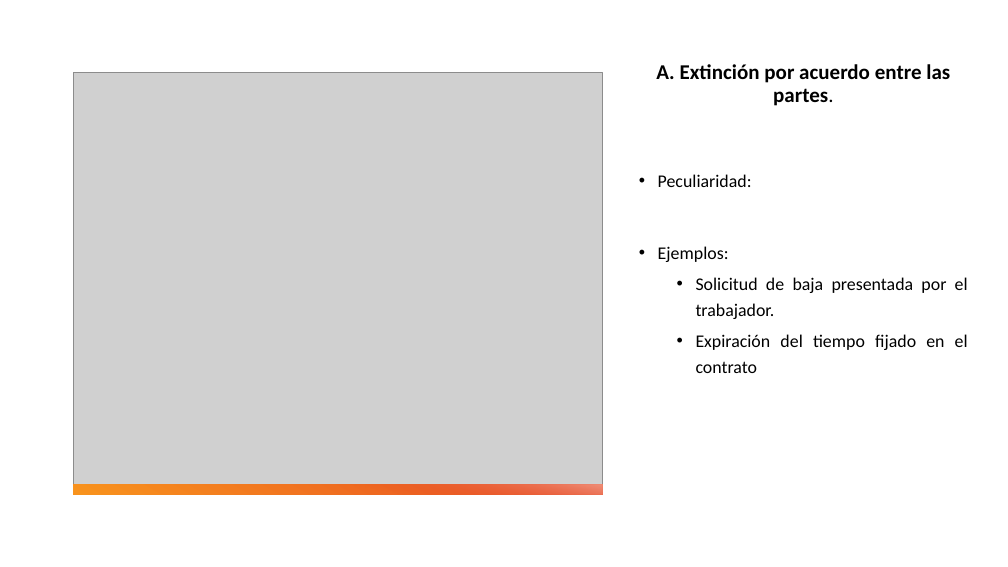
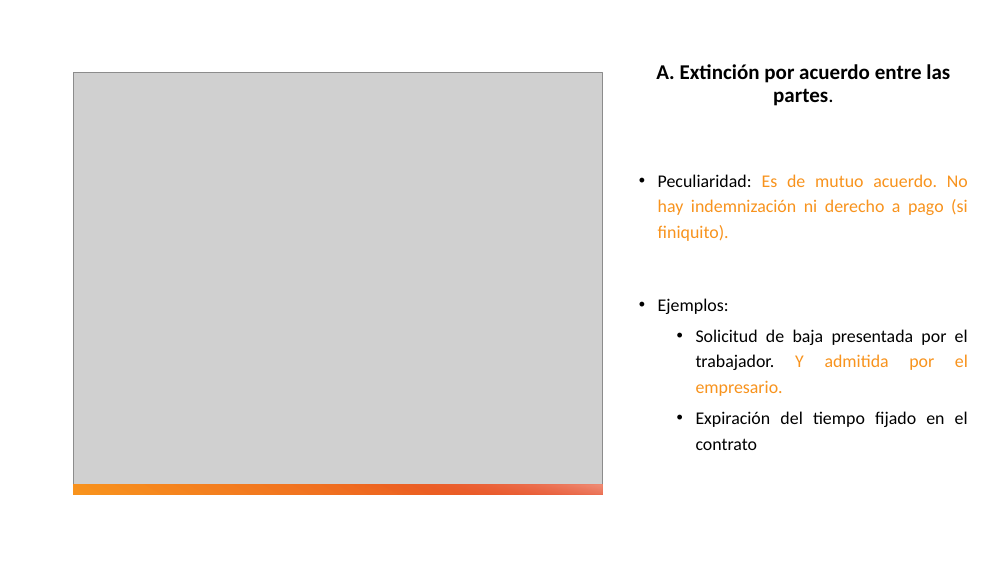
Before and after one commit to DiMaPaGa/daw1, a slide deck: slide 18 of PROGRAMACION/FOL/TEMA 3 FOL 2023 2024.pptx (slide 17 before the commit). Drawn at 1008x567 pixels with LibreOffice and Linux fonts; fonts in the diff are those of the drawing; grey boxes stand for pictures. Boxes give left, top, right and bottom in pixels: in the first picture for what was removed or moved away, otherwise in the second. Text is boxed around its words. In the diff, an @@ line names an element or a change of style, - is before the commit and + after.

```diff
--- a/PROGRAMACION/FOL/TEMA 3 FOL 2023 2024.pptx
+++ b/PROGRAMACION/FOL/TEMA 3 FOL 2023 2024.pptx
@@ text at (x1=658, y1=174, x2=968, y2=241): text changed; text colour #000000 to #F8931D @@
-• Peculiaridad:
+• Peculiaridad: Es de mutuo acuerdo. No hay indemnización ni derecho a pago (si finiquito).
@@ text at (x1=696, y1=329, x2=968, y2=396): text changed @@
-  • Solicitud de baja presentada por el trabajador.
+  • Solicitud de baja presentada por el trabajador. Y admitida por el empresario.
```
Also in this commit, not shown: 6 other slides changed, 1 slide added, 3 other files.
